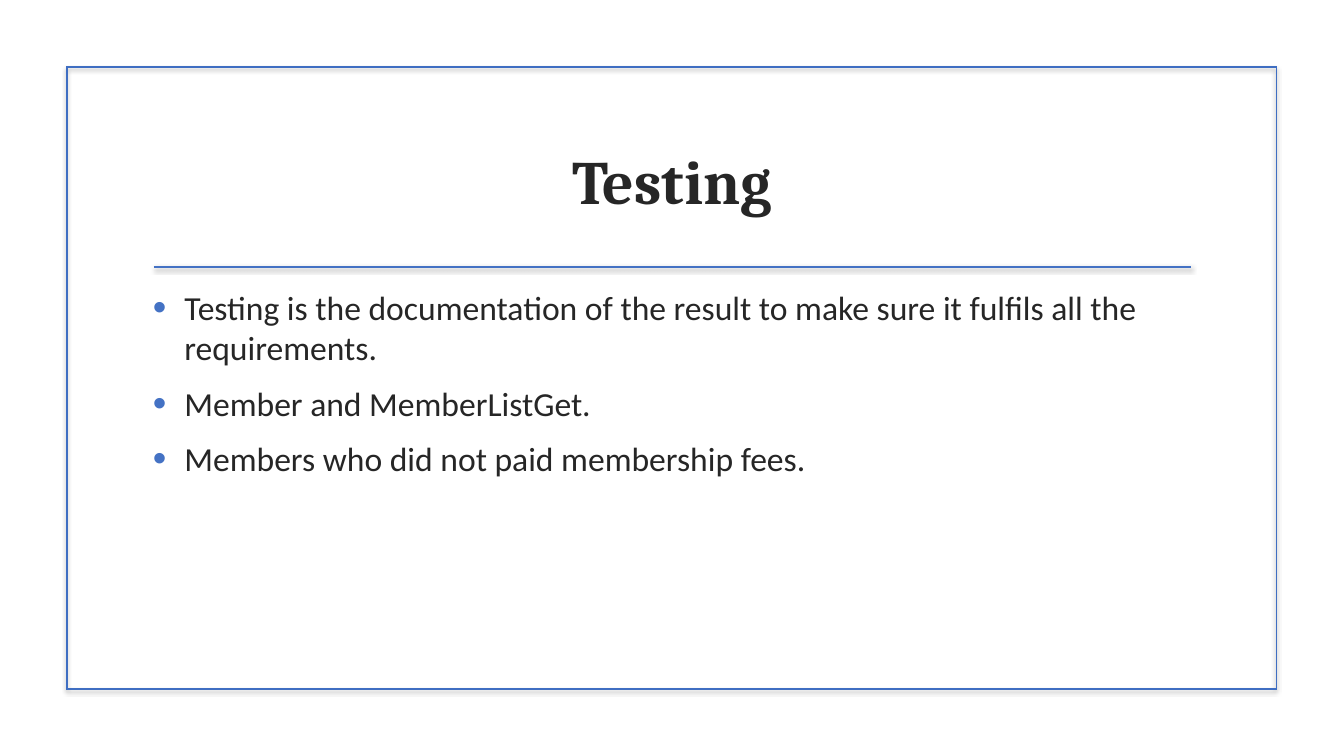
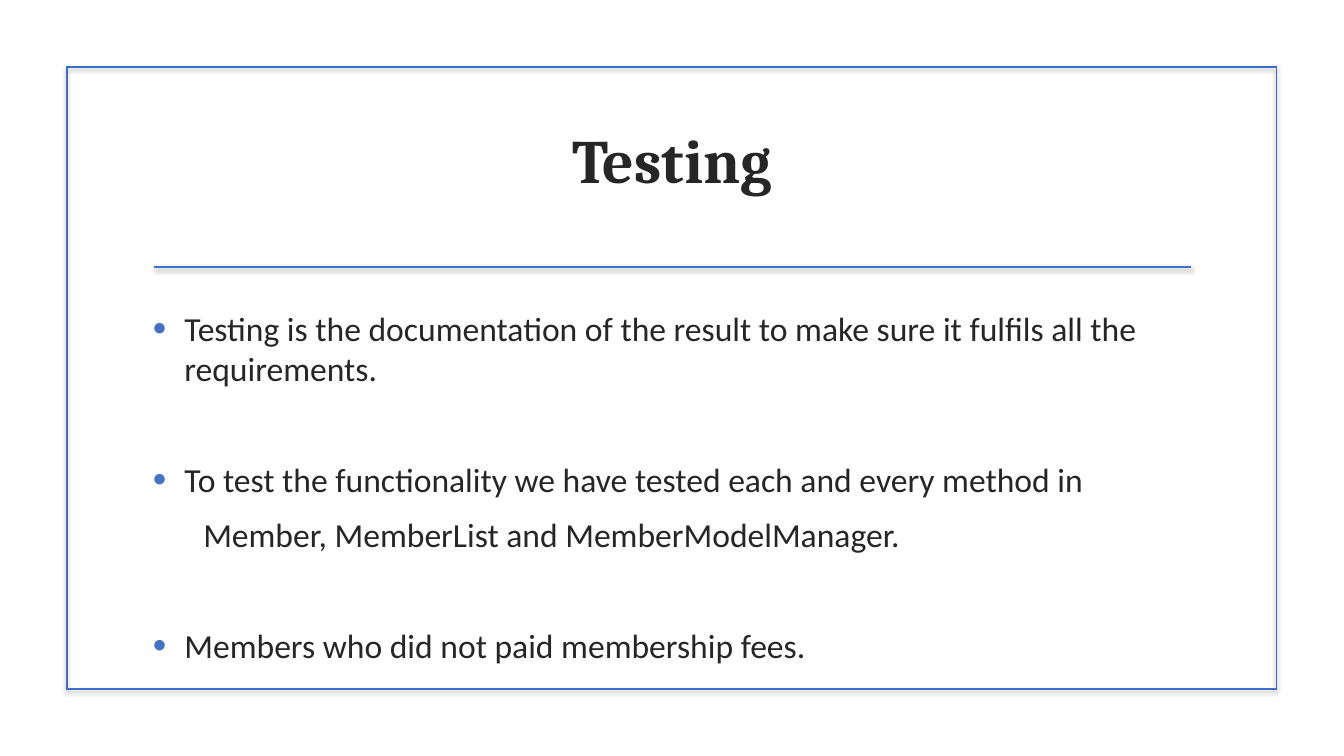
Before and after one commit to zeintaha/ICT-SEP2, a slide deck: slide 18 of SDJ2 Assignment Group 4 - VIA Engineering/SDJ Assignment 1 Presentation.pptx. Drawn at 1344x756 pixels with LibreOffice and Linux fonts; fonts in the diff are those of the drawing; background and template pictures are left out. Boxes give left, top, right and bottom in pixels: in the first picture for what was removed or moved away, otherwise in the second. Text is boxed around its words. In the diff, an @@ line names an element or a change of style, - is before the commit and + after.

Commit message:
edit

```diff
--- a/SDJ2 Assignment Group 4 - VIA Engineering/SDJ Assignment 1 Presentation.pptx
+++ b/SDJ2 Assignment Group 4 - VIA Engineering/SDJ Assignment 1 Presentation.pptx
@@ title "Testing": place and size @@
-title "Testing" at bbox=[572, 161, 772, 218]
+title "Testing" at bbox=[572, 140, 772, 197]
@@ text "Testing is the documentation of ...": place and size @@
-text "Testing is the documentation of ..." at bbox=[184, 296, 1136, 477]
+text "Testing is the documentation of ..." at bbox=[184, 317, 1136, 664]
@@ text at bbox=[184, 468, 1082, 553]: text changed @@
-• Member and MemberListGet.
+• To test the functionality we have tested each and every method in
+Member, MemberList and MemberModelManager.
```
Also in this commit, not shown: 1 other slide changed.
